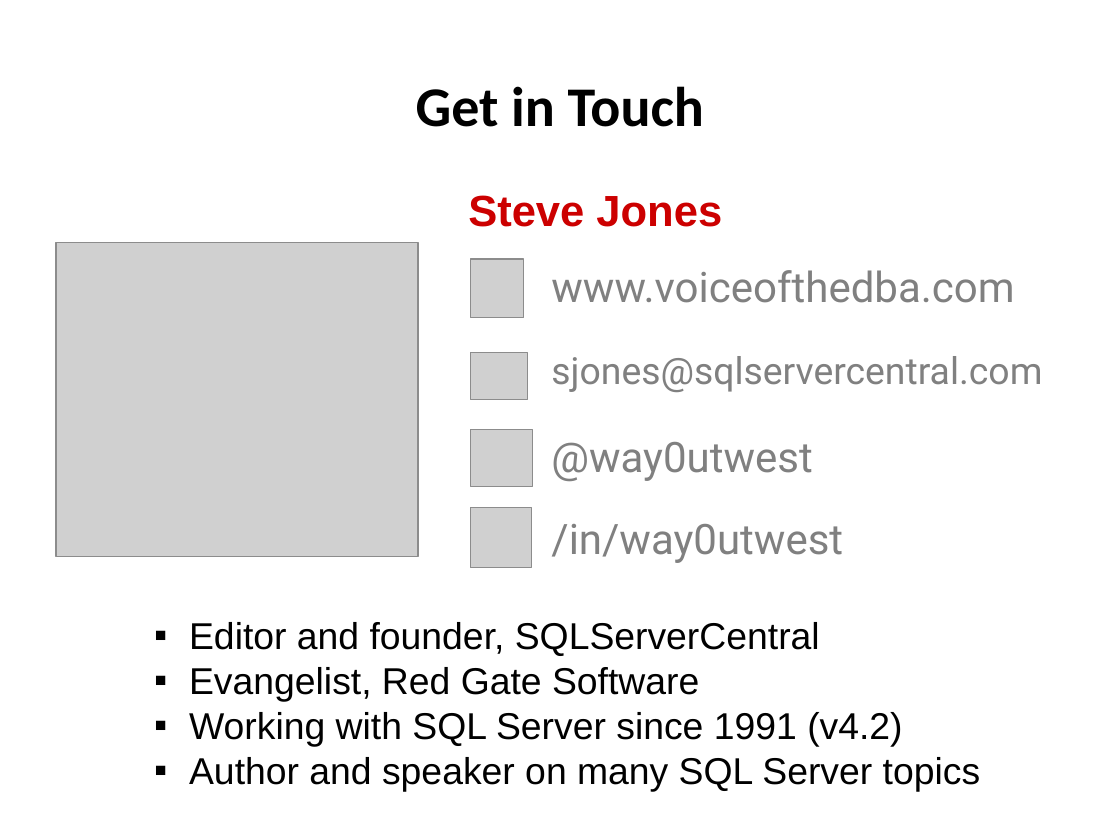
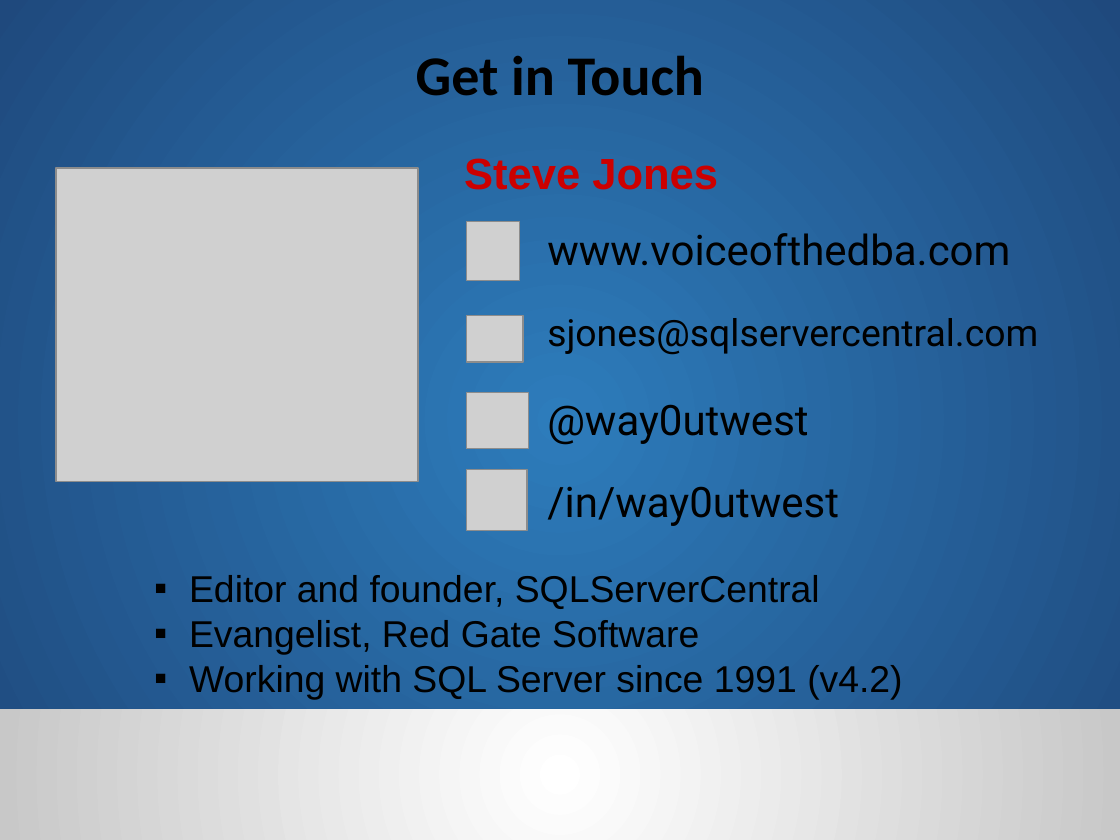
Before and after one commit to reachanu21/T-SQLWindowing, a slide deck: slide 4 of Presentation/TSQL_Windowing.pptx. Drawn at 1120x840 pixels with LibreOffice and Linux fonts; fonts in the diff are those of the drawing; grey boxes stand for pictures; background and template pictures are left out. Boxes give left, top, right and bottom in pixels: in the first picture for what was removed or moved away, otherwise in the second. Text is boxed around its words. In the diff, an @@ line names an element or a change of style, - is before the commit and + after.

Commit message:
Applied the DevConnections 2015 template. Changed some font colors to better suite the template.

```diff
--- a/Presentation/TSQL_Windowing.pptx
+++ b/Presentation/TSQL_Windowing.pptx
@@ rectangle added at <box>0,0,1120,840</box>, fill gradient #2D7CBB to #1F497D @@
@@ title "Get in Touch" at <box>416,55,704,96</box>: vertical alignment middle to top @@
@@ picture: place and size @@
-picture at <box>56,243,418,557</box>
+picture at <box>56,168,418,482</box>
@@ 3 texts, 2 pictures: place and size @@
-3 texts, 2 pictures at <box>468,195,1014,481</box>
+3 texts, 2 pictures at <box>464,158,1010,445</box>
@@ 2 pictures, 2 texts: place and size @@
-2 pictures, 2 texts at <box>470,356,1042,568</box>
+2 pictures, 2 texts at <box>466,318,1038,530</box>
@@ text colour #808080 to #000000 in 4 elements at <box>547,233,1010,266</box>, <box>547,404,808,445</box>, <box>547,318,1038,354</box>, <box>547,487,839,526</box> @@
@@ text "Editor and founder, SQLServerCentral": place and size @@
-text "Editor and founder, SQLServerCentral" at <box>189,622,981,791</box>
+text "Editor and founder, SQLServerCentral" at <box>189,575,902,700</box>
@@ rectangle added at <box>0,709,1120,840</box>, fill gradient #FFFFFF to #C8C8C8 @@
@@ text at <box>189,757,981,791</box>: paragraph removed @@
-  ▪ Author and speaker on many SQL Server topics
```
Also in this commit, not shown: 32 other slides changed.
